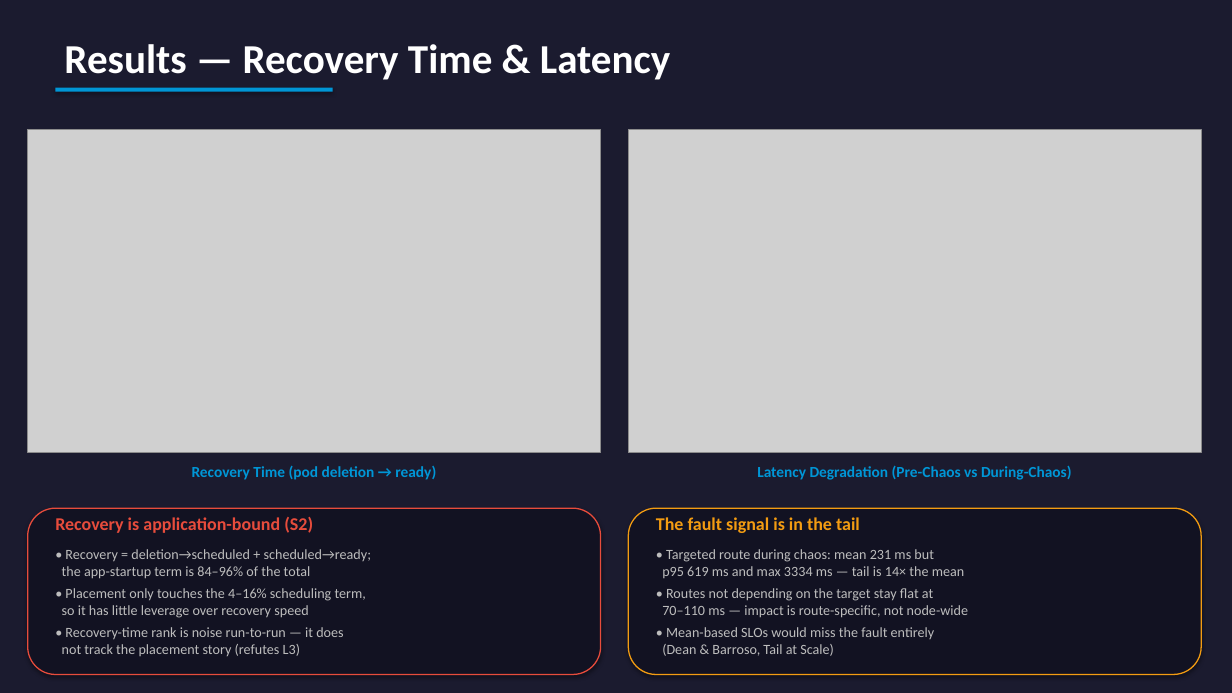
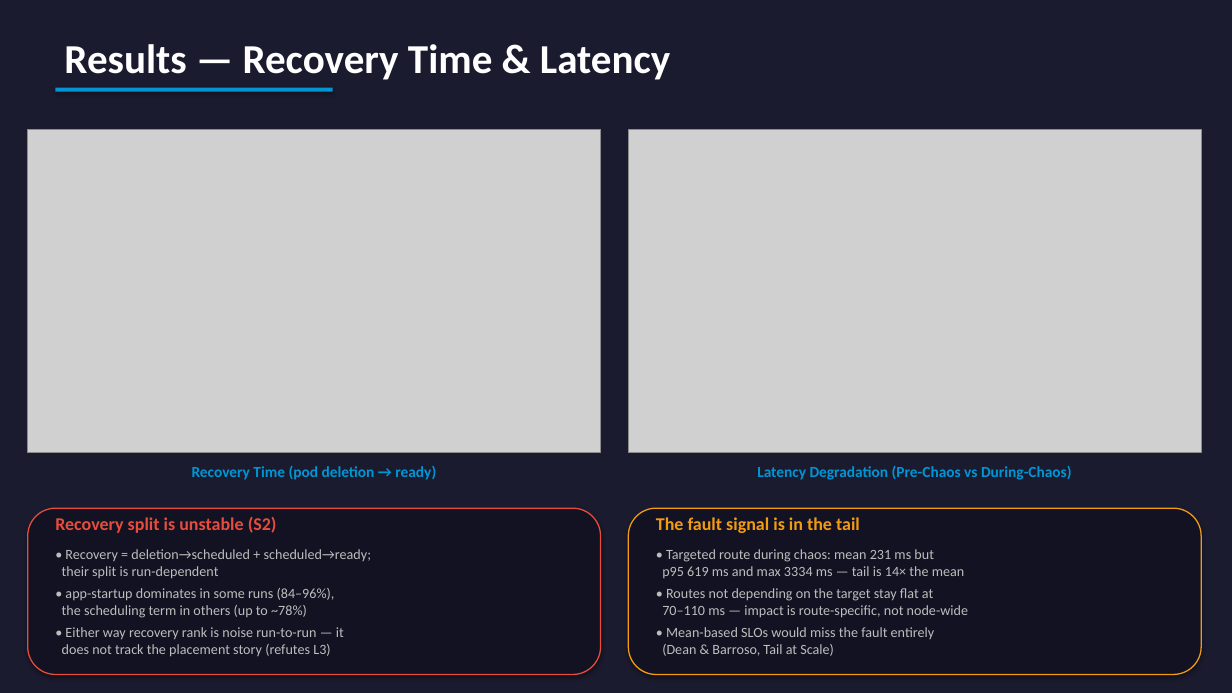
Before and after one commit to yhu02/uva-msc-thesis, a slide deck: slide 10 of ChaosProbe_Presentation.pptx. Drawn at 1232x693 pixels with LibreOffice and Linux fonts; fonts in the diff are those of the drawing; grey boxes stand for pictures. Boxes give left, top, right and bottom in pixels: in the first picture for what was removed or moved away, otherwise in the second. Text is boxed around its words. In the diff, an @@ line names an element or a change of style, - is before the commit and + after.

```diff
--- a/ChaosProbe_Presentation.pptx
+++ b/ChaosProbe_Presentation.pptx
@@ text at [55, 517, 277, 533]: text changed @@
-Recovery is application-bound (S2)
+Recovery split is unstable (S2)
@@ text at [62, 549, 371, 657]: text changed @@
-• Recovery = deletion→scheduled + scheduled→ready;
-the app-startup term is 84–96% of the total
-• Placement only touches the 4–16% scheduling term,
-so it has little leverage over recovery speed
-• Recovery-time rank is noise run-to-run — it does
-not track the placement story (refutes L3)
+• Recovery = deletion→scheduled + scheduled→ready;
+their split is run-dependent
+• app-startup dominates in some runs (84–96%),
+the scheduling term in others (up to ~78%)
+• Either way recovery rank is noise run-to-run — it
+does not track the placement story (refutes L3)
```
Also in this commit, not shown: 9 other slides changed, 3 other files.
